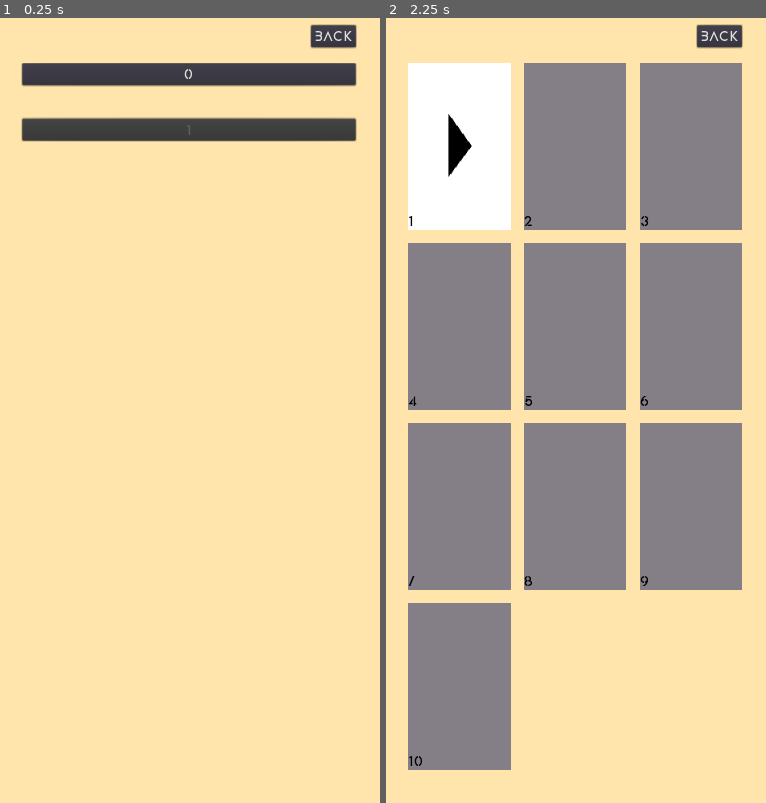
Above: before the commit, frames 1-2 (left to right).
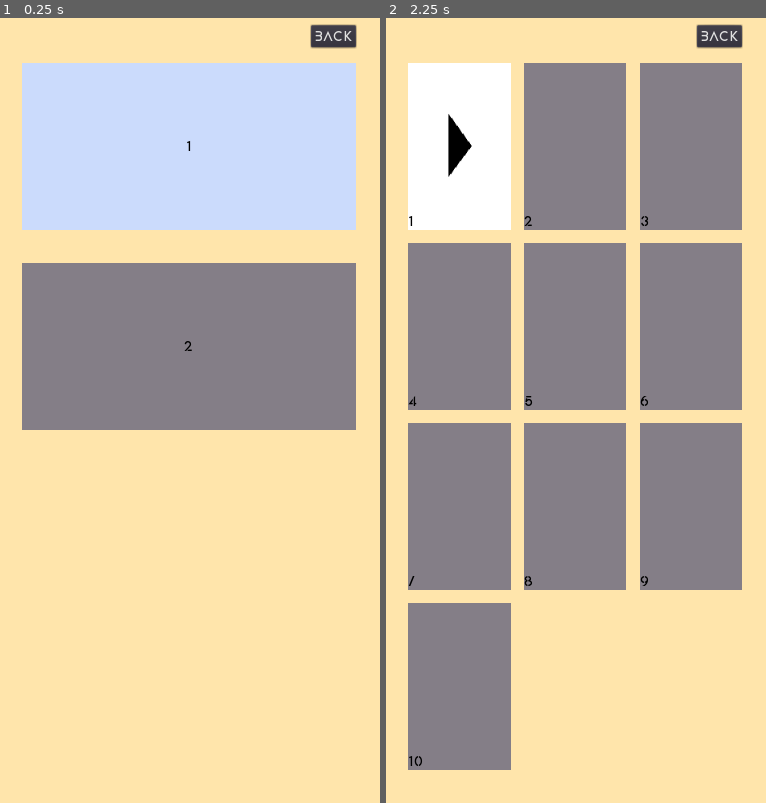
Above: after the commit, the same moments.

Repository: sisipun/SleepyCity
Game: Godot game, scene res://Game/Menu/ChoosePack/ChoosePack.tscn
Same seed, same stepped clock (60 frames per second), same inputs: the game is played once before the commit and once after it. This scene is started directly instead of the project's main scene.
Inputs (mouse positions are in pixels of both pictures, inside the frame that each line leads up to):
- Up to frame 1 (0.25 s): no input
- Up to frame 2 (2.25 s): click (576, 72) at 0.5 s, where only the run before the commit has a clickable "0"; click "Back" at 1.25 s; click (576, 72) at 2 s, where only the run before the commit has a clickable "0"

The runs differ from the first frame. In frame 1, 37% of the frame differs, in the area x 5-94%, y 5-53%; in frame 2, nothing differs.

Commit message:
Pack preview

Diff:
--- a/Game/Game.gd
+++ b/Game/Game.gd
@@ -35,11 +35,11 @@
 		var packs: Array = []
 		var dict_packs: Array = dict["packs"]
 		for pack in dict_packs:
-			packs.push_back(LevelPackInfo.from_dict(pack))
+			packs.push_back(PackInfo.from_dict(pack))
 		return GameInfo.new(packs, dict["current_pack"], dict["tips_count"], dict["sound"])
 
 
-class LevelPackInfo:
+class PackInfo:
 	var levels: Array
 	var current_level: int
 	var opened: bool
@@ -62,12 +62,12 @@
 		}
 
 
-	static func from_dict(dict) -> LevelPackInfo:
+	static func from_dict(dict) -> PackInfo:
 		var levels: Array = []
 		var dict_levels: Array = dict["levels"]
 		for level in dict_levels:
 			levels.push_back(LevelInfo.from_dict(level))
-		return LevelPackInfo.new(levels, dict["current_level"], dict["opened"])
+		return PackInfo.new(levels, dict["current_level"], dict["opened"])
 
 
 class LevelInfo:
@@ -154,7 +154,7 @@
 
 var _game: GameInfo = GameInfo.new(
 	[
-		LevelPackInfo.new(
+		PackInfo.new(
 			[
 			LevelInfo.new(
 			5,
@@ -383,7 +383,7 @@
 			false
 		),
 		], 0, true),
-		LevelPackInfo.new(
+		PackInfo.new(
 		[LevelInfo.new(
 			5,
 			10,
@@ -669,7 +669,7 @@
 	return _game.packs
 
 
-func get_current_pack() -> LevelPackInfo:
+func get_current_pack() -> PackInfo:
 	return _game.packs[_game.current_pack]
 
 
@@ -683,20 +683,19 @@
 
 
 func get_current_level() -> LevelInfo:
-	var pack: LevelPackInfo = get_current_pack()
-	print(pack.current_level)
+	var pack: PackInfo = get_current_pack()
 	return pack.levels[pack.current_level]
 
 
 func set_current_level(index: int) -> void:
-	var pack: LevelPackInfo = get_current_pack()
+	var pack: PackInfo = get_current_pack()
 	pack.current_level = index
 	save()
 
 
 func completeCurrentLevel(step_count: int, took_tip: bool) -> void:
 	var current: LevelInfo = get_current_level()
-	var pack: LevelPackInfo = get_current_pack()
+	var pack: PackInfo = get_current_pack()
 	var earn_bonus: = not current.bonus and not took_tip and len(current.solution) >= step_count
 
 	current.completed = true
--- a/Game/Menu/ChooseLevel/LevelPreview.gd
+++ b/Game/Menu/ChooseLevel/LevelPreview.gd
@@ -1,4 +1,6 @@
 extends MarginContainer
+
+
 class_name LevelPreview
 
 
--- /dev/null
+++ b/Game/Menu/ChoosePack/PackPreview.gd
@@ -0,0 +1,34 @@
+extends MarginContainer
+
+
+class_name PackPreview
+
+
+signal clicked(index)
+
+
+var _pack_texture: = load("res://Assets/Menu/pack.png")
+var _disabled_texture: = load("res://Assets/Menu/disabled.png")
+var _pack_index: int
+var _disabled: bool
+
+
+func init(index: int) -> PackPreview:
+	var pack: Game.PackInfo = Game.packs()[index]
+
+	_pack_index = index
+	_disabled = not pack.opened
+
+	$PreviewArea/PackLabel.text = "%d" % (_pack_index + 1)
+	if _disabled:
+		$PreviewTexture.texture = _disabled_texture
+	else:
+		$PreviewTexture.texture = _pack_texture
+
+	return self
+
+
+func _on_gui_input(event: InputEvent) -> void:
+	if event is InputEventScreenTouch and not _disabled:
+		if event.is_pressed():
+			emit_signal("clicked", _pack_index)
--- /dev/null
+++ b/Game/Menu/ChoosePack/PackPreview.tscn
@@ -0,0 +1,33 @@
+[gd_scene load_steps=3 format=2]
+
+[ext_resource path="res://Game/Menu/ChoosePack/PackPreview.gd" type="Script" id=1]
+[ext_resource path="res://Assets/Menu/pack.png" type="Texture" id=2]
+
+[node name="PackPreview" type="MarginContainer"]
+anchor_right = 1.0
+anchor_bottom = 1.0
+rect_min_size = Vector2( 250, 250 )
+size_flags_horizontal = 3
+script = ExtResource( 1 )
+__meta__ = {
+"_edit_use_anchors_": false
+}
+
+[node name="PreviewTexture" type="NinePatchRect" parent="."]
+margin_right = 600.0
+margin_bottom = 1200.0
+texture = ExtResource( 2 )
+
+[node name="PreviewArea" type="CenterContainer" parent="."]
+margin_right = 600.0
+margin_bottom = 1200.0
+
+[node name="PackLabel" type="Label" parent="PreviewArea"]
+margin_left = 292.0
+margin_top = 571.0
+margin_right = 307.0
+margin_bottom = 628.0
+custom_colors/font_color = Color( 0, 0, 0, 1 )
+text = "0
+"
+[connection signal="gui_input" from="PreviewArea" to="." method="_on_gui_input"]
--- a/Game/Menu/ChoosePack/Packs.gd
+++ b/Game/Menu/ChoosePack/Packs.gd
@@ -1,14 +1,14 @@
 extends VBoxContainer
 
+
 func _ready() -> void:
-	for i in len(Game.packs()):
-		var pack: Button = Button.new()
-		pack.text = "%d" % i
-		pack.disabled = not Game.packs()[i].opened
-		pack.connect("pressed", self, "_on_level_clicked", [i])
-		add_child(pack)
+	var pack_preview_scene: = load("res://Game/Menu/ChoosePack/PackPreview.tscn")
+	for i in range(Game.packs().size()):
+		var preview: PackPreview = pack_preview_scene.instance().init(i)
+		preview.connect("clicked", self, "_on_pack_clicked")
+		add_child(preview)
 
 
-func _on_level_clicked(i: int) -> void:
+func _on_pack_clicked(i: int) -> void:
 	Game.set_current_pack(i)
 	get_tree().change_scene("res://Game/Menu/ChooseLevel/ChooseLevel.tscn")
--- a/project.godot
+++ b/project.godot
@@ -18,10 +18,16 @@
 "class": "LevelPreview",
 "language": "GDScript",
 "path": "res://Game/Menu/ChooseLevel/LevelPreview.gd"
+}, {
+"base": "MarginContainer",
+"class": "PackPreview",
+"language": "GDScript",
+"path": "res://Game/Menu/ChoosePack/PackPreview.gd"
 } ]
 _global_script_class_icons={
 "Cell": "",
-"LevelPreview": ""
+"LevelPreview": "",
+"PackPreview": ""
 }
 
 [application]
Binary file added: Assets/Menu/pack.png
Not shown, added: Assets/Menu/pack.png.import
